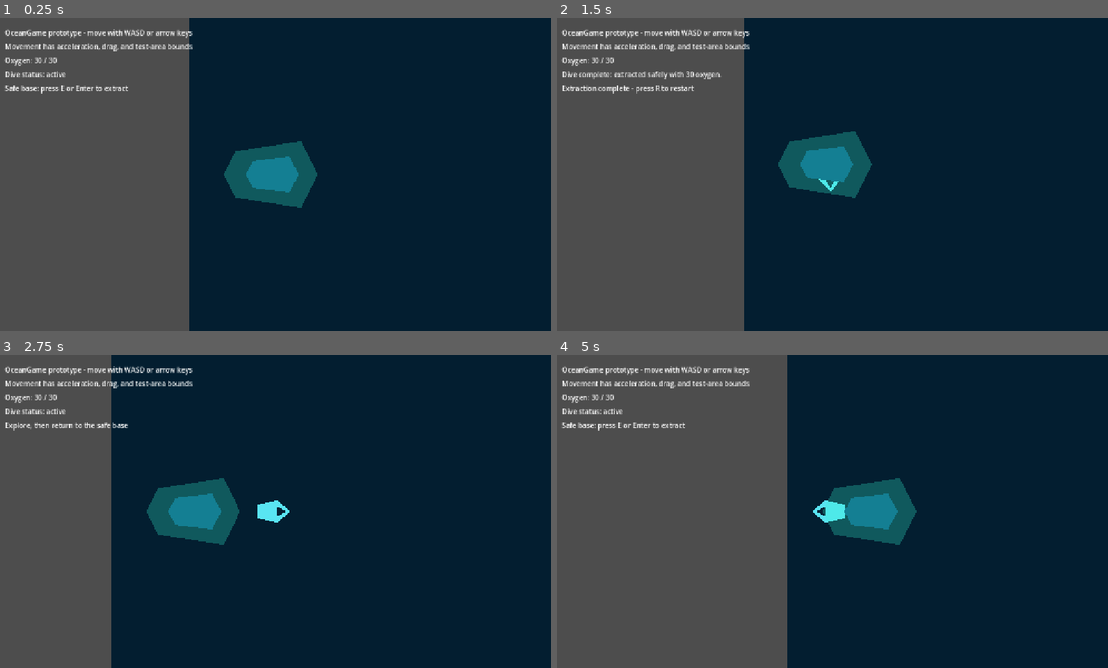
Above: before the commit, frames 1-4 (two rows, left to right).
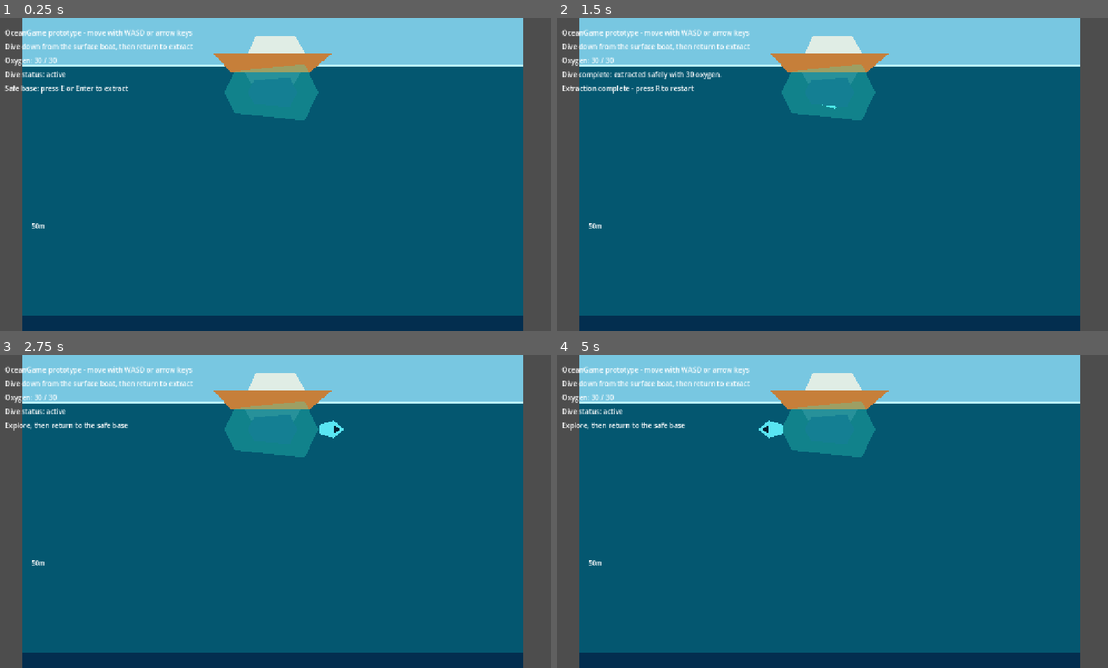
Above: after the commit, the same moments.

Repository: joeypshell/OceanGame
Game: Godot game, scene res://scenes/Main.tscn
The game is run twice, just before and just after one commit, with the same random seed, the same clock (stepped at 60 frames per second) and the same inputs.
Inputs:
- Up to frame 1 (0.25 s): no input
- Up to frame 2 (1.5 s): tap E at 0.5, 0.6 s; hold D (move_right) 0.53-1.28 s; tap R at 1.25 s; hold S (move_down) from 1.28 s (still down); tap Enter at 1.35 s
- Up to frame 3 (2.75 s): tap R at 2, 2.1 s; release S (move_down) at 2.03 s; hold D (move_right) from 2.03 s (still down)
- Up to frame 4 (5 s): release D (move_right) at 2.78 s; hold W (move_up) 2.78-3.53 s; tap E at 2.85 s; hold A (move_left) from 3.53 s (still down); tap Enter at 3.6 s; tap R at 4.35 s

The runs differ from the first frame. In frame 1, 94% of the frame differs, in the area x 1-100%, y 0-100%; in frame 2, 94%; in frame 3, 94%; in frame 4, 94%, in the area x 0-100%, y 0-100%.

Commit message:
Resolve #10 reframe dive as vertical descent

Diff:
--- a/scenes/Main.tscn
+++ b/scenes/Main.tscn
@@ -1,46 +1,105 @@
-[gd_scene load_steps=5 format=3 uid="uid://ocean_main_scene"]
+[gd_scene load_steps=4 format=3 uid="uid://ocean_main_scene"]
 
 [ext_resource type="PackedScene" path="res://scenes/Player.tscn" id="1_player"]
 [ext_resource type="Script" path="res://scripts/main.gd" id="1_main_script"]
 
-[sub_resource type="Gradient" id="Gradient_1"]
-offsets = PackedFloat32Array(0, 1)
-colors = PackedColorArray(0.00784314, 0.105882, 0.172549, 1, 0.0196078, 0.301961, 0.407843, 1)
-
 [sub_resource type="CircleShape2D" id="CircleShape2D_base_zone"]
-radius = 88.0
+radius = 96.0
 
 [node name="Main" type="Node2D"]
 script = ExtResource("1_main_script")
 
-[node name="OceanBackdrop" type="ColorRect" parent="."]
-anchors_preset = 15
-anchor_right = 1.0
-anchor_bottom = 1.0
+[node name="Sky" type="ColorRect" parent="."]
 offset_right = 1280.0
-offset_bottom = 720.0
-color = Color(0.012, 0.12, 0.19, 1)
+offset_bottom = 120.0
+color = Color(0.47, 0.78, 0.88, 1)
+
+[node name="OceanShallows" type="ColorRect" parent="."]
+offset_top = 120.0
+offset_right = 1280.0
+offset_bottom = 760.0
+color = Color(0.018, 0.34, 0.44, 1)
+
+[node name="OceanMidwater" type="ColorRect" parent="."]
+offset_top = 760.0
+offset_right = 1280.0
+offset_bottom = 1460.0
+color = Color(0.012, 0.18, 0.31, 1)
+
+[node name="OceanDeep" type="ColorRect" parent="."]
+offset_top = 1460.0
+offset_right = 1280.0
+offset_bottom = 2320.0
+color = Color(0.006, 0.055, 0.13, 1)
+
+[node name="SurfaceLine" type="ColorRect" parent="."]
+offset_top = 118.0
+offset_right = 1280.0
+offset_bottom = 124.0
+color = Color(0.74, 0.96, 1, 1)
+
+[node name="DepthMarkers" type="Node2D" parent="."]
+
+[node name="Marker500" type="Label" parent="DepthMarkers"]
+offset_left = 24.0
+offset_top = 520.0
+offset_right = 140.0
+offset_bottom = 552.0
+text = "50m"
+
+[node name="Marker1000" type="Label" parent="DepthMarkers"]
+offset_left = 24.0
+offset_top = 1020.0
+offset_right = 140.0
+offset_bottom = 1052.0
+text = "100m"
+
+[node name="Marker1500" type="Label" parent="DepthMarkers"]
+offset_left = 24.0
+offset_top = 1520.0
+offset_right = 140.0
+offset_bottom = 1552.0
+text = "150m"
+
+[node name="SurfaceBaseArt" type="Node2D" parent="."]
+position = Vector2(640, 92)
+
+[node name="BoatHull" type="Polygon2D" parent="SurfaceBaseArt"]
+color = Color(0.78, 0.5, 0.23, 1)
+polygon = PackedVector2Array(-150, 0, 150, 0, 96, 46, -108, 46)
+
+[node name="Cabin" type="Polygon2D" parent="SurfaceBaseArt"]
+color = Color(0.88, 0.93, 0.9, 1)
+polygon = PackedVector2Array(-42, -48, 56, -48, 84, 0, -64, 0)
+
+[node name="LabMoonpool" type="Polygon2D" parent="SurfaceBaseArt"]
+color = Color(0.14, 0.42, 0.52, 1)
+polygon = PackedVector2Array(-72, 46, 72, 46, 44, 96, -44, 96)
 
 [node name="Player" parent="." instance=ExtResource("1_player")]
-position = Vector2(160, 360)
+position = Vector2(640, 190)
 
 [node name="BaseZone" type="Area2D" parent="."]
-position = Vector2(160, 360)
+position = Vector2(640, 190)
 
 [node name="BaseGlow" type="Polygon2D" parent="BaseZone"]
 color = Color(0.2, 0.95, 0.82, 0.28)
-polygon = PackedVector2Array(-72, -44, 54, -64, 86, 0, 54, 64, -72, 44, -94, 0)
+polygon = PackedVector2Array(-96, -54, 82, -72, 116, 0, 82, 72, -96, 54, -124, 0)
 
 [node name="BaseCore" type="Polygon2D" parent="BaseZone"]
 color = Color(0.08, 0.5, 0.58, 1)
-polygon = PackedVector2Array(-38, -26, 32, -34, 50, 0, 32, 34, -38, 26, -52, 0)
+polygon = PackedVector2Array(-48, -30, 44, -38, 62, 0, 44, 38, -48, 30, -64, 0)
 
 [node name="CollisionShape2D" type="CollisionShape2D" parent="BaseZone"]
 shape = SubResource("CircleShape2D_base_zone")
 
 [node name="Camera2D" type="Camera2D" parent="Player"]
-zoom = Vector2(1.2, 1.2)
+zoom = Vector2(0.9, 0.9)
 enabled = true
+limit_left = 0
+limit_top = 0
+limit_right = 1280
+limit_bottom = 2320
 
 [node name="HUD" type="CanvasLayer" parent="."]
 
@@ -56,7 +115,7 @@
 offset_top = 54.0
 offset_right = 620.0
 offset_bottom = 86.0
-text = "Movement has acceleration, drag, and test-area bounds"
+text = "Dive down from the surface boat, then return to extract"
 
 [node name="Oxygen" type="Label" parent="HUD"]
 offset_left = 24.0
--- a/scripts/main.gd
+++ b/scripts/main.gd
@@ -4,6 +4,7 @@
 
 @export var max_oxygen := 30.0
 @export var oxygen_drain_per_second := 1.0
+@export var start_position := Vector2(640.0, 190.0)
 
 @onready var player: CharacterBody2D = $Player
 @onready var base_zone: Area2D = $BaseZone
@@ -54,7 +55,7 @@
 func _restart_dive() -> void:
 	dive_state = DiveState.DIVING
 	oxygen = max_oxygen
-	player.global_position = Vector2(160.0, 360.0)
+	player.global_position = start_position
 	player.velocity = Vector2.ZERO
 	player_in_base = true
 	status_label.text = "Dive status: active"
--- a/scripts/player.gd
+++ b/scripts/player.gd
@@ -3,7 +3,7 @@
 @export var max_speed := 320.0
 @export var acceleration := 900.0
 @export var drag := 650.0
-@export var world_bounds := Rect2(Vector2(80.0, 80.0), Vector2(1120.0, 560.0))
+@export var world_bounds := Rect2(Vector2(96.0, 120.0), Vector2(1088.0, 2080.0))
 
 func _physics_process(delta: float) -> void:
 	var input_vector := Input.get_vector("move_left", "move_right", "move_up", "move_down")
@@ -15,5 +15,5 @@
 	move_and_slide()
 	global_position = global_position.clamp(world_bounds.position, world_bounds.end)
 
-	if velocity.length_squared() > 1.0:
-		rotation = velocity.angle()
+	if absf(velocity.x) > 1.0:
+		scale.x = signf(velocity.x)
Not shown, added: scripts/main.gd.uid
Not shown, changed: docs/current/GAMEPLAY.md
Not shown, changed: docs/current/ROADMAP.md
